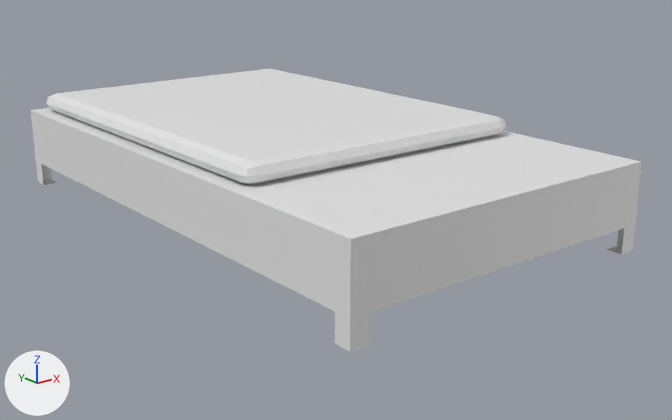
Two versions of the FBX model Assets/Zaliczenie/Levels/Bed.fbx, one commit apart.
Camera for both pictures: a 50 mm camera at (-1.93, -2.61, 1.02) aimed at (0.07, -0.12, 0.02). Lighting does not change. The marker at lower left points along +X, +Y and +Z. Where no turn or scale is listed for an object, it has been applied to the vertices.

Objects in the first picture: 'Bed', 'Duvet'.
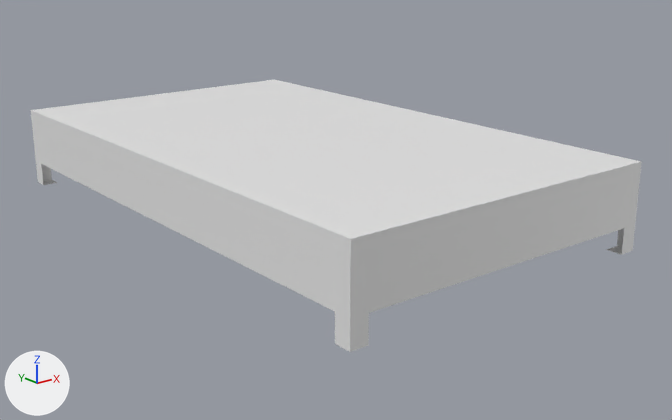
Where the change shows, as pixel boxes [x1, y1, x2, y2] in the pictures (672 x 420 px):
'Duvet', deleted: before [47, 69, 506, 184]

The change in detail:
Object 'Duvet' (ob_duvet) is deleted.
